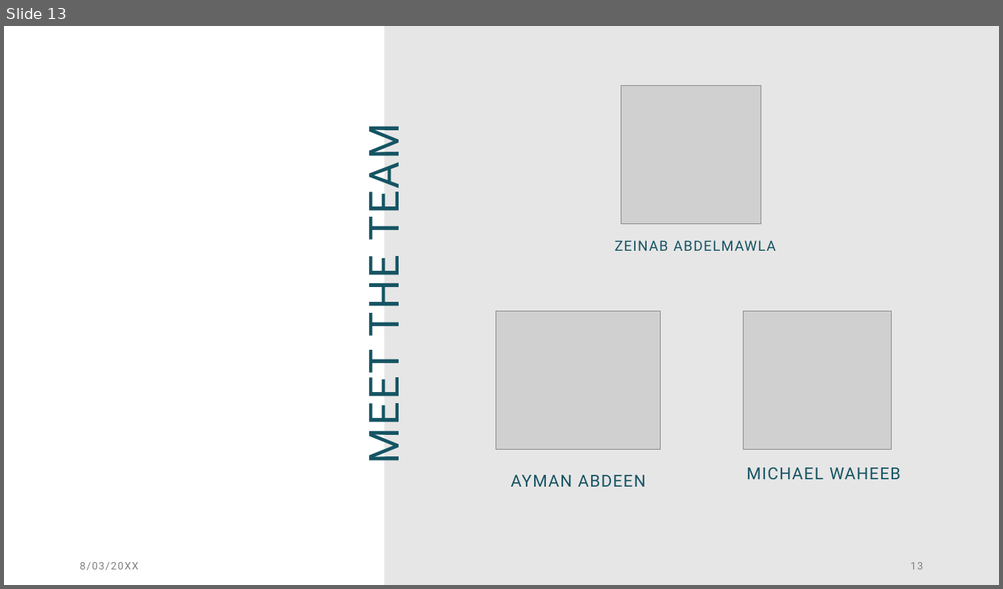
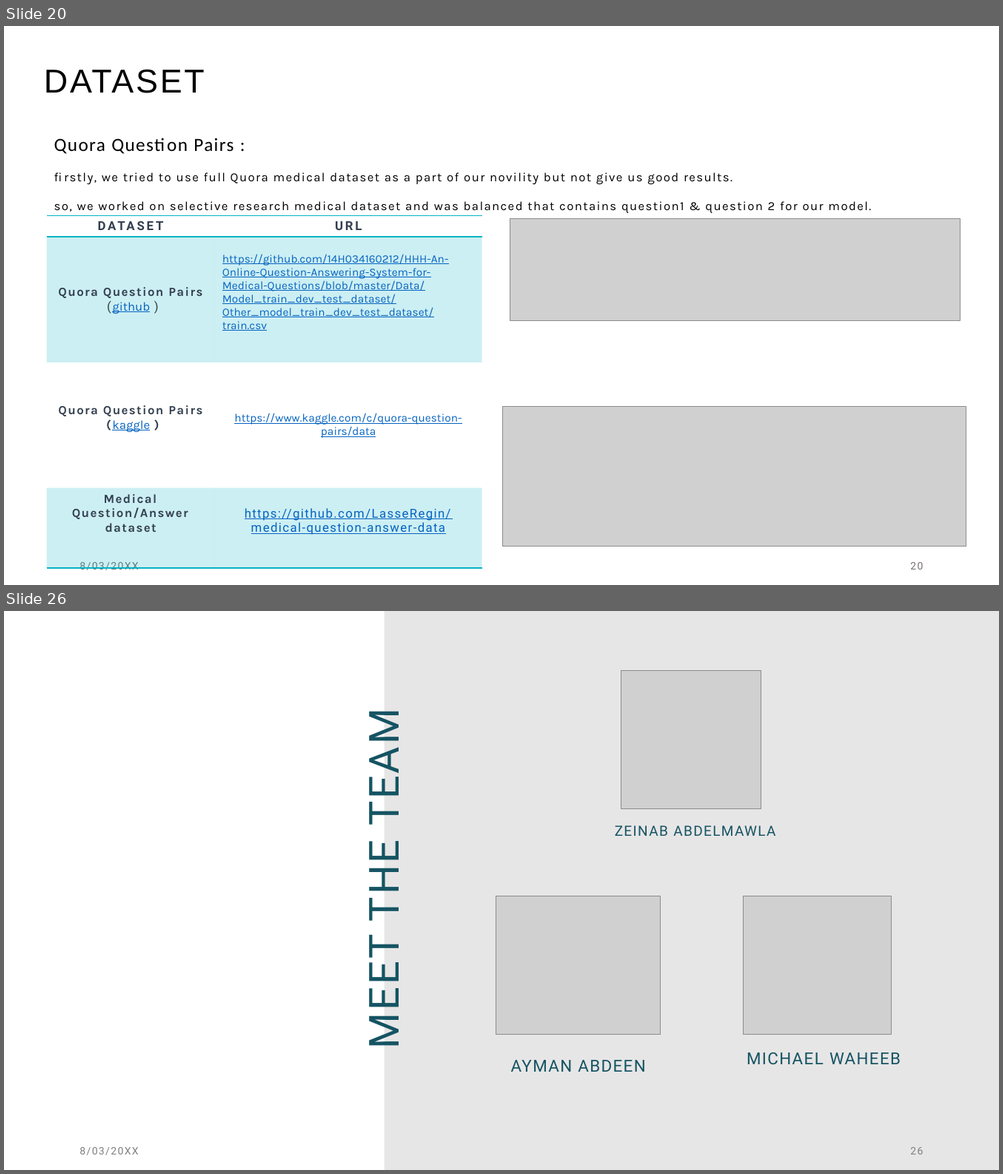
Before and after one commit to zeinabmohamed/MedicalChatbot, a slide deck: Docs/Chatbot with specific topic presentation.pptx. Shown one above the other, each under a label of ours: slide 13 before the commit, slides 20 and 26 after it; the slides between them are not shown. The pictures are 1003x589 and 1003x1174 pixels, drawn with LibreOffice and Linux fonts; fonts in the diff are those of the drawing; grey boxes stand for pictures. Boxes give left, top, right and bottom in pixels: in the first picture for what was removed or moved away, otherwise in the second. Text is boxed around its words. In the diff, an @@ line names an element or a change of style, - is before the commit and + after.

```diff
--- a/Docs/Chatbot with specific topic presentation.pptx
+++ b/Docs/Chatbot with specific topic presentation.pptx
@@ slide 20 added at <box>4,26,999,585</box>, background #FFFFFF @@
@@ title added at <box>44,69,205,93</box>, 32 pt, text #000000 @@
+DATASET
@@ text added at <box>54,138,871,213</box>, 12 pt, text #000000 @@
+Quora Question Pairs :
+firstly, we tried to use full Quora medical dataset as a part of our novility but not give us good results.
+so, we worked on selective research medical dataset and was balanced that contains question1 & question 2 for our model.
@@ table added at <box>46,216,481,571</box>, 4 rows, 2 columns @@
+DATASET | URL
+Quora Question Pairs / (github ) | https://github.com/14H034160212/HHH-An-Online-Question-Answering-System-for-Medical-Questions/blob/master/Data/Model_train_dev_test_dataset/Other_model_train_dev_test_dataset/train.csv
+Quora Question Pairs / (kaggle ) | https://www.kaggle.com/c/quora-question-pairs/data
+Medical Question/Answer dataset | https://github.com/LasseRegin/medical-question-answer-data
@@ picture added at <box>510,219,960,321</box> @@
@@ picture added at <box>503,406,966,547</box> @@
@@ text added at <box>79,562,138,573</box>, 10 pt, text #767171 @@
+8/03/20XX
@@ page number added at <box>910,562,922,570</box>, 10 pt, text #767171 @@
+20
@@ what was slide 13 is now slide 26 @@
@@ page number at <box>910,1147,922,1155</box>: text changed @@
-13
+26
```
Also in this commit, not shown: 4 slides changed, 15 other slides added, 3 slides removed.
